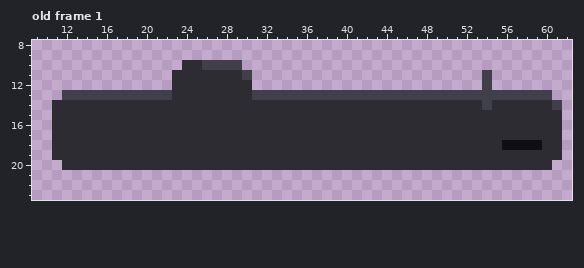
Pixel-art file, stored at src/entities/player/player.aseprite. This is how it looked before the edit.
73x31 pixels, 1 frame. Shown: old frame 1: x 9..62, y 8..23. The commit also changed other frames, which this record leaves out.
And afterwards:
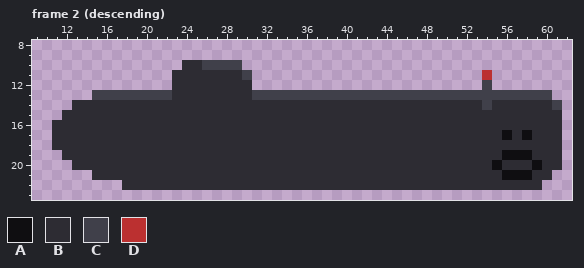
Palette (. is transparent): A #0f0e11  B #2d2c33  C #40404a  D #bb3030
A new or re-ordered frame is compared with the old frame closest to it.
From old to new:
frames 1 -> 13
layer "body" added
Frame 2 (descending) is new; against old frame 1, layers "player", "body":
y 11: x 54 C -> D
y 13: x 12..14 CCC -> ...
y 14: x 11..12 BB -> ..
y 15: x 11 B -> .
y 17: x 56 B -> A; x 58 B -> A
y 18: x 56..59 AAAA -> BBBB
y 19: x 11 B -> .; x 56..58 BBB -> AAA
y 20: x 12 B -> .; x 55 B -> A; x 59 B -> A; x 61 . -> B
y 21: x 15..60 .............................................. -> BBBBBBBBBBBBBBBBBBBBBBBBBBBBBBBBBBBBBBBBBAAABB
y 22: x 18..59 .......................................... -> BBBBBBBBBBBBBBBBBBBBBBBBBBBBBBBBBBBBBBBBBB
Pixel boxes of the changes (left, top, right, bottom) in both pictures:
changed: (482, 70, 492, 80)
changed: (52, 90, 562, 190)
